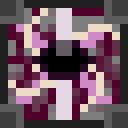
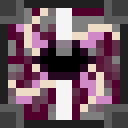
Revision of a layered 128 x 128 image; what changed, layer by layer:
painted on "on" over (x1=56, y1=8, x2=72, y2=120)
painted on "core" over (x1=56, y1=8, x2=72, y2=120)
